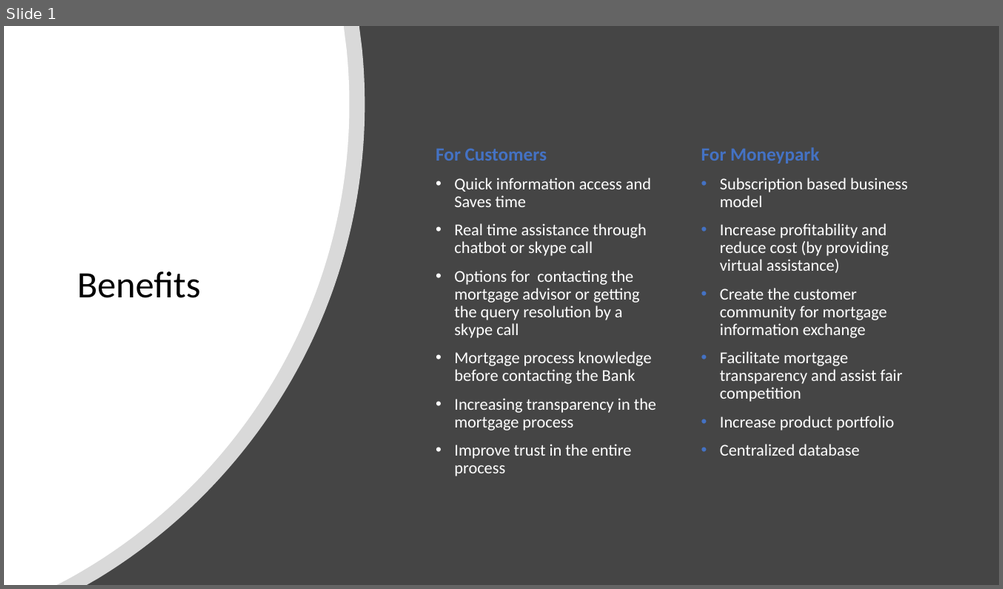
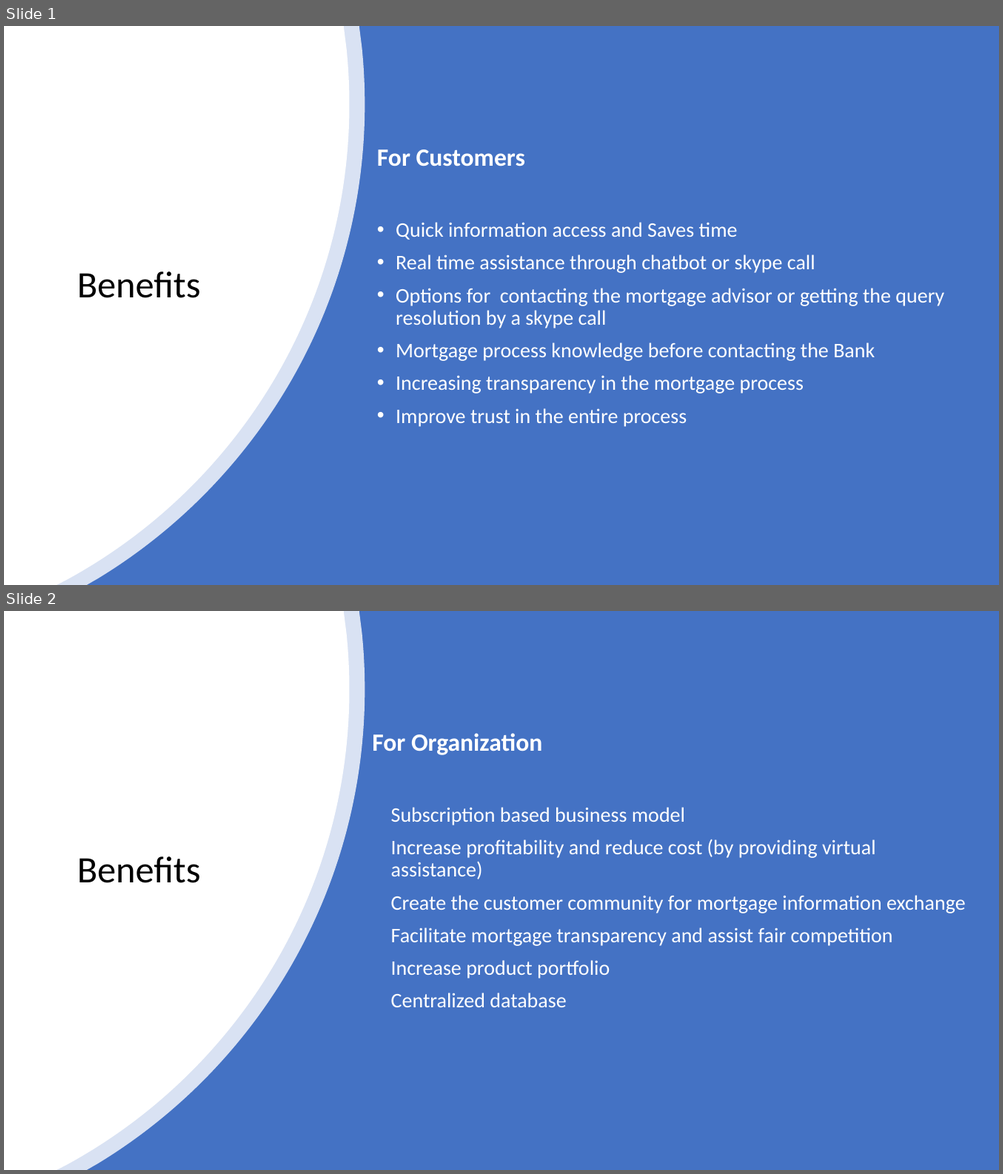
Before and after one commit to AgileBusinessAnalysis/09_TEAM, a slide deck: Final Pitch/Benefits.pptx. Shown one above the other, each under a label of ours: slide 1 before the commit, slides 1 and 2 after it. The pictures are 1003x589 and 1003x1174 pixels, drawn with LibreOffice and Linux fonts; fonts in the diff are those of the drawing. Boxes give left, top, right and bottom in pixels: in the first picture for what was removed or moved away, otherwise in the second. Text is boxed around its words. In the diff, an @@ line names an element or a change of style, - is before the commit and + after.

Commit message:
Update Benefits

```diff
--- a/Final Pitch/Benefits.pptx
+++ b/Final Pitch/Benefits.pptx
@@ slide 2 added at box(4, 611, 999, 1170), background #4472C4 @@
@@ freeform shape added at box(4, 611, 365, 1170), fill #FFFFFF at 80% opacity @@
@@ freeform shape added at box(4, 611, 350, 1170), fill #FFFFFF @@
@@ text added at box(372, 733, 965, 1008), 20 pt, text #FFFFFF @@
+For Organization
+• Subscription based business model
+• Increase profitability and reduce cost (by providing virtual assistance)
+• Create the customer community for mortgage information exchange
+• Facilitate mortgage transparency and assist fair competition
+• Increase product portfolio
+• Centralized database
@@ title added at box(77, 857, 201, 883), 36 pt, text #000000 @@
+Benefits
@@ slide 1 changed as well @@
@@ background #454545 to #4472C4 @@
@@ text "For Customers": place and size @@
-text "For Customers" at box(435, 148, 656, 477)
+text "For Customers" at box(377, 150, 944, 427)
@@ text "For Customers" at box(377, 150, 944, 427): size 18 to 24 pt, text colour #4472C4 to #FFFFFF in "For Customers"; size 16 to 20 pt @@
@@ text removed at box(701, 147, 908, 456) @@
-For Moneypark
-• Subscription based business model
-• Increase profitability and reduce cost (by providing virtual assistance)
-• Create the customer community for mortgage information exchange
-• Facilitate mortgage transparency and assist fair competition
-• Increase product portfolio
-• Centralized database
```
